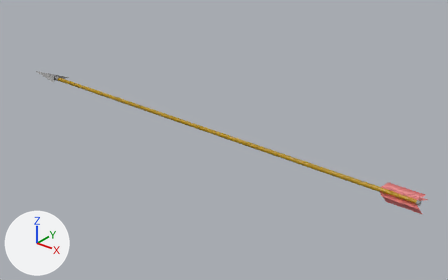
The FBX model _3DObjects/Arrows/Arrow.fbx as it was, and as the next commit left it.
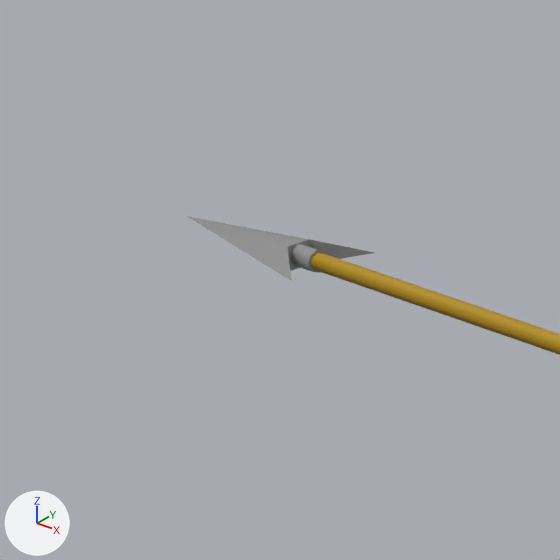
The first picture shows the older version from a 50 mm lens placed at (1.83, -2.01, 1.22), pointed at (0.13, 0.11, -0.09). The close-ups show both versions on the part from 0% to 23% of the width and 11% to 48% of the height of that picture; other places that the commit changed are outside them. The lights are fixed; the arrows at lower left show +X, +Y and +Z. Where no turn or scale is listed for an object, it has been applied to the vertices.

The first close-up shows 'Head01', 'Zylinder'.
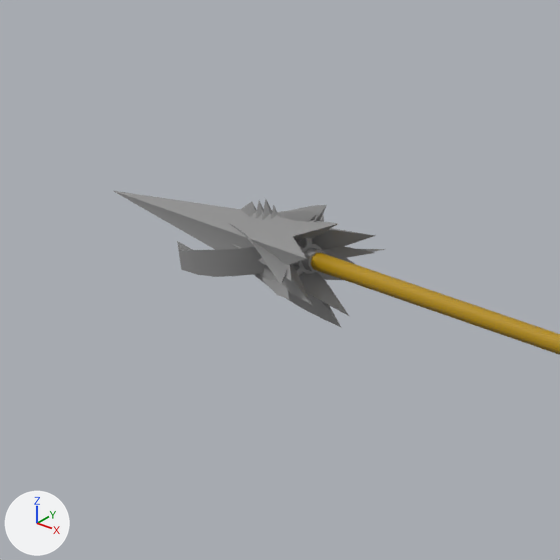
The edits, one by one:
Mesh me_mesh_003 is new.
It has 106 vertices, 113 faces and spans x -0.033..0.124, y -0.088..0.088, z -0.016..0.016.
It uses material mat_m_arrowmetall (grey #909090).
Mesh me_mesh_002 is new.
It has 74 vertices, 99 faces and spans x -0.146..0.029, y -0.047..0.047, z -0.027..0.054.
It uses material mat_m_arrowmetall (grey #909090).
Mesh me_mesh_004 is new.
It has 41 vertices, 42 faces and spans x -0.0621..0.08, y -0.015..0.015, z -0.0532..0.0532.
It uses material mat_m_arrowmetall (grey #909090).
Mesh me_mesh_006 is new.
It has 38 vertices, 48 faces and spans x -0.187..0.219, y -0.045..0.045, z -0.051..0.051.
It uses material mat_m_arrowmetall (grey #909090).
Mesh me_mesh_005 is new.
It has 90 vertices, 93 faces and spans x -0.169..0.071, y -0.068..0.068, z -0.068..0.068.
It uses material mat_m_arrowmetall (grey #909090).
Object 'Head03' (ob_head03) is new; it shows me_mesh_003.
Its location is (-1.1056, 0.0, 0.0).
Object 'Head02' (ob_head02) is new; it shows me_mesh_002.
Its location is (-0.9916, 0.0, 0.0).
Object 'Head04' (ob_head04) is new; it shows me_mesh_004.
Its location is (-1.0812, 0.0, 0.0).
Object 'Head06' (ob_head06) is new; it shows me_mesh_006.
Its location is (-1.1453, 0.0, 0.0).
Object 'Head05' (ob_head05) is new; it shows me_mesh_005.
Its location is (-1.0148, 0.0, 0.0).

Boxes (x1, y1, x2, y2) around the edits, measured in the close-ups (560 x 560 px):
'Head06', added
    after: (114, 191, 375, 316)
'Head03', added
    after: (177, 210, 324, 277)
'Head05', added
    after: (230, 205, 385, 328)
'Head02', added
    after: (257, 210, 321, 300)
'Head04', added
    after: (241, 199, 284, 220)
'Head01', unchanged, covered by the edit
    before: (187, 216, 374, 281)
    after: (232, 244, 374, 281)
